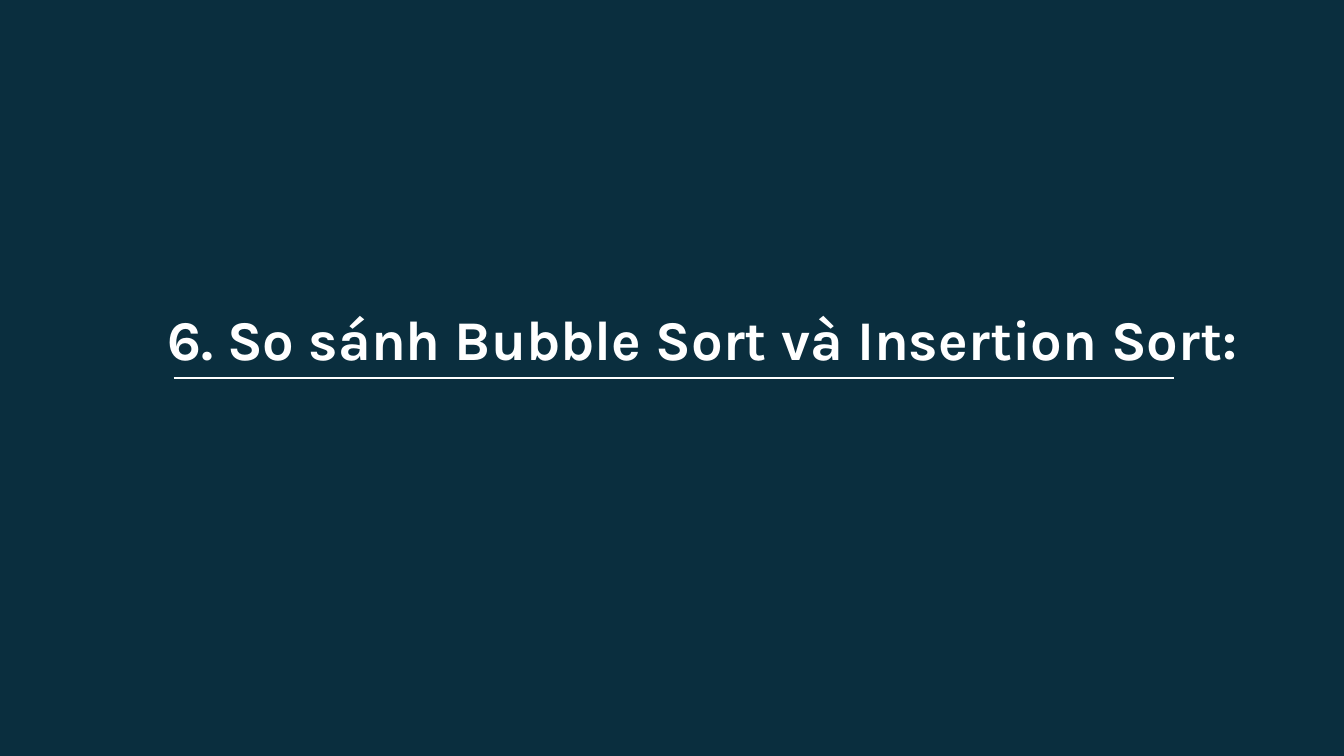
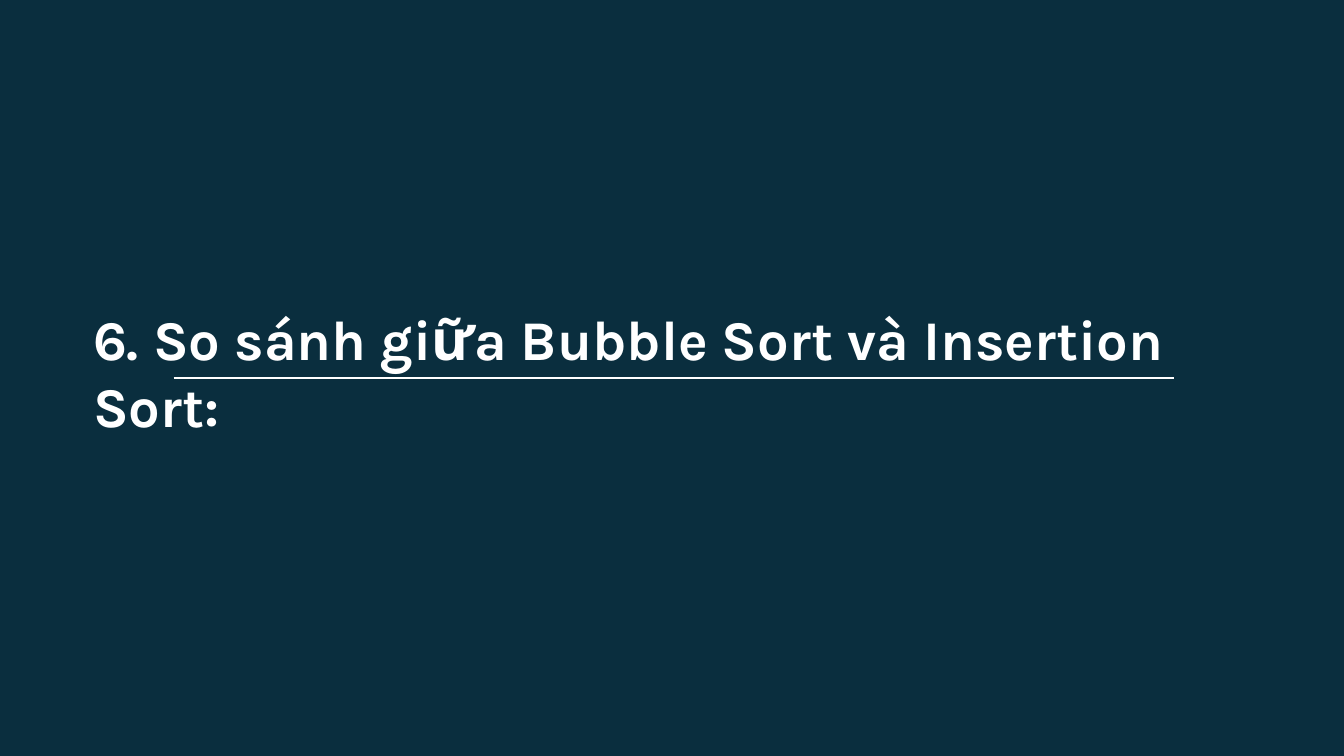
Before and after one commit to ngotuanviet/BTLDSA, a slide deck: slide 142 of ThuyetTrinh/SlideThuyetTrinh.pptx (slide 139 before the commit). Drawn at 1344x756 pixels with LibreOffice and Linux fonts; fonts in the diff are those of the drawing. Boxes give left, top, right and bottom in pixels: in the first picture for what was removed or moved away, otherwise in the second. Text is boxed around its words. In the diff, an @@ line names an element or a change of style, - is before the commit and + after.

Commit message:
update

```diff
--- a/ThuyetTrinh/SlideThuyetTrinh.pptx
+++ b/ThuyetTrinh/SlideThuyetTrinh.pptx
@@ text at (93, 316, 1163, 428): text changed @@
-6. So sánh Bubble Sort và Insertion Sort:
+6. So sánh giữa Bubble Sort và Insertion Sort:
```
Also in this commit, not shown: 3 slides added.
